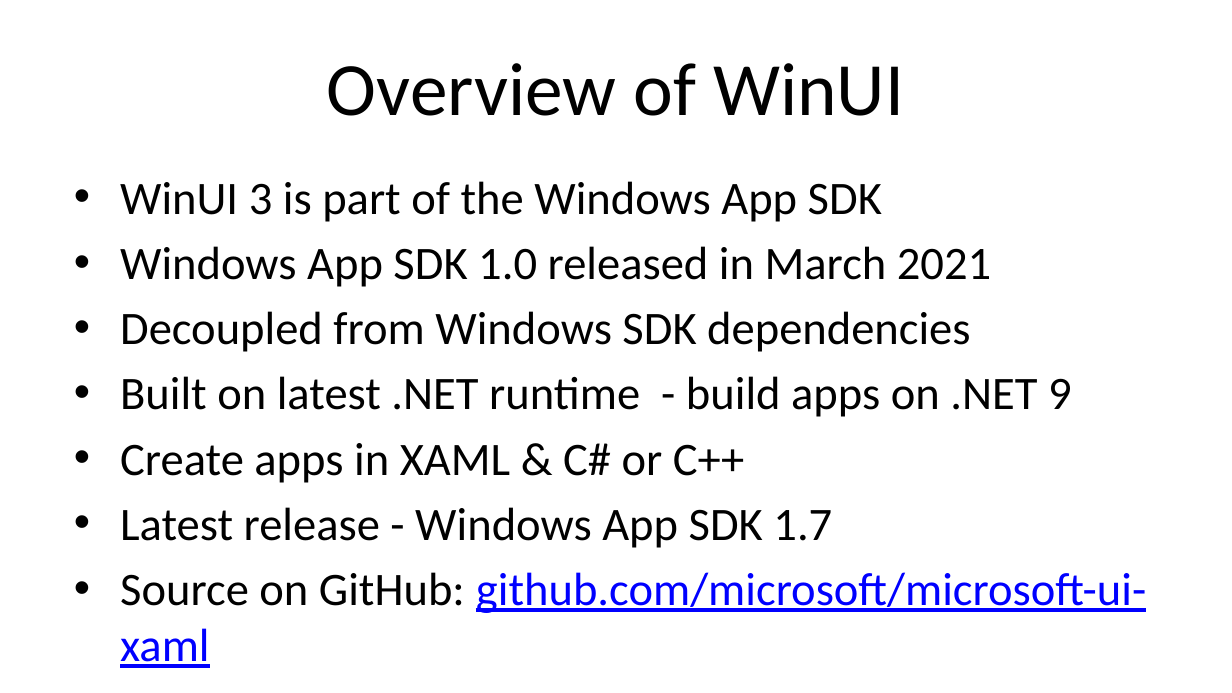
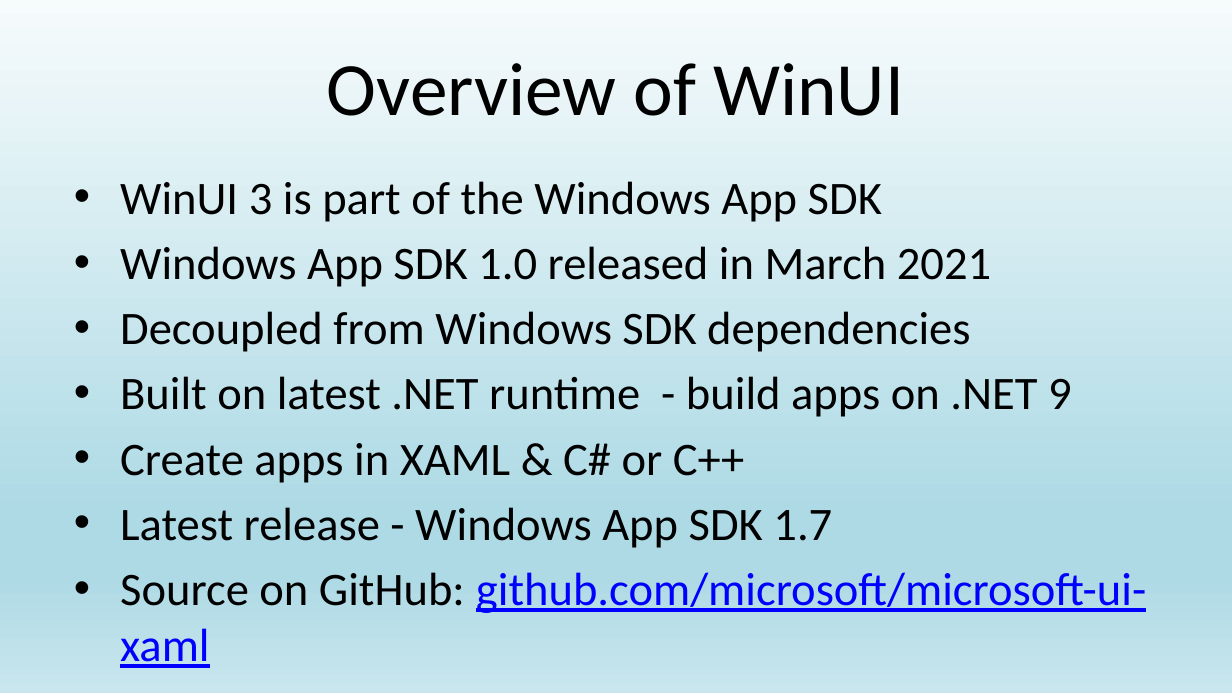
Before and after one commit to alvinashcraft/speaking, a slide deck: slide 5 of 2025/0311_VSLiveLasVegas/Getting Started with WinUI/VSLive Vegas 25 - Getting Started with WinUI.pptx. Drawn at 1232x693 pixels with LibreOffice and Linux fonts; fonts in the diff are those of the drawing; background and template pictures are left out. Boxes give left, top, right and bottom in pixels: in the first picture for what was removed or moved away, otherwise in the second. Text is boxed around its words. In the diff, an @@ line names an element or a change of style, - is before the commit and + after.

Commit message:
Update slide design and links for VSLive Vegas

```diff
--- a/2025/0311_VSLiveLasVegas/Getting Started with WinUI/VSLive Vegas 25 - Getting Started with WinUI.pptx
+++ b/2025/0311_VSLiveLasVegas/Getting Started with WinUI/VSLive Vegas 25 - Getting Started with WinUI.pptx
@@ background picture (left out) to gradient #F6FBFC to #AEDAE5 to #C9E6EE @@
```
Also in this commit, not shown: 12 other slides changed, 5 other files.
